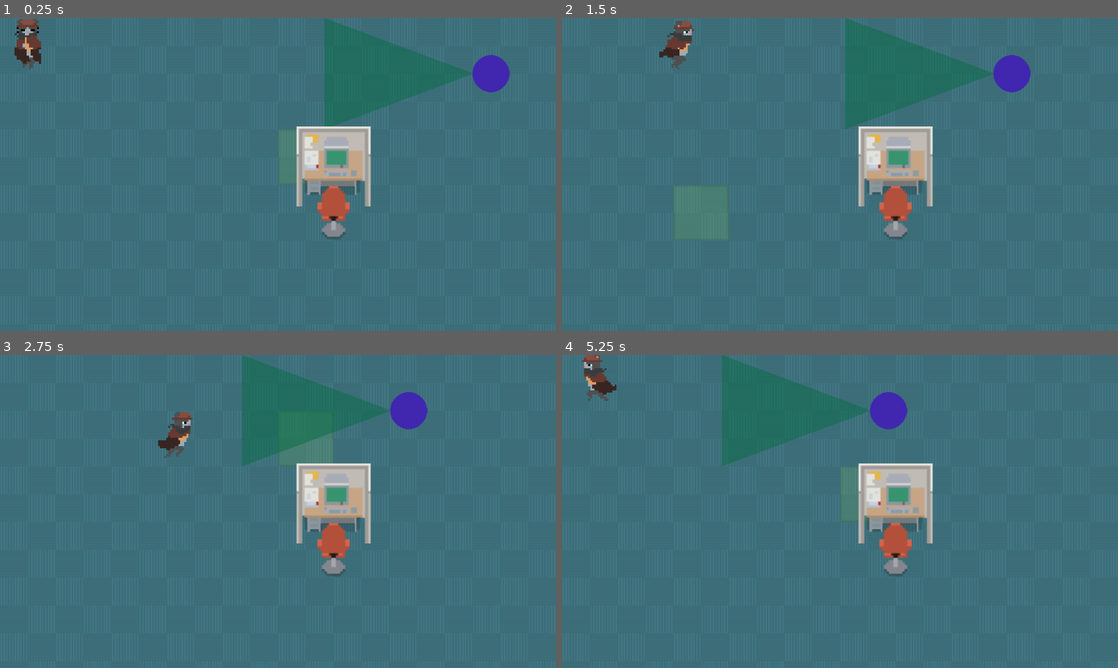
Above: before the commit, frames 1-4 (two rows, left to right).
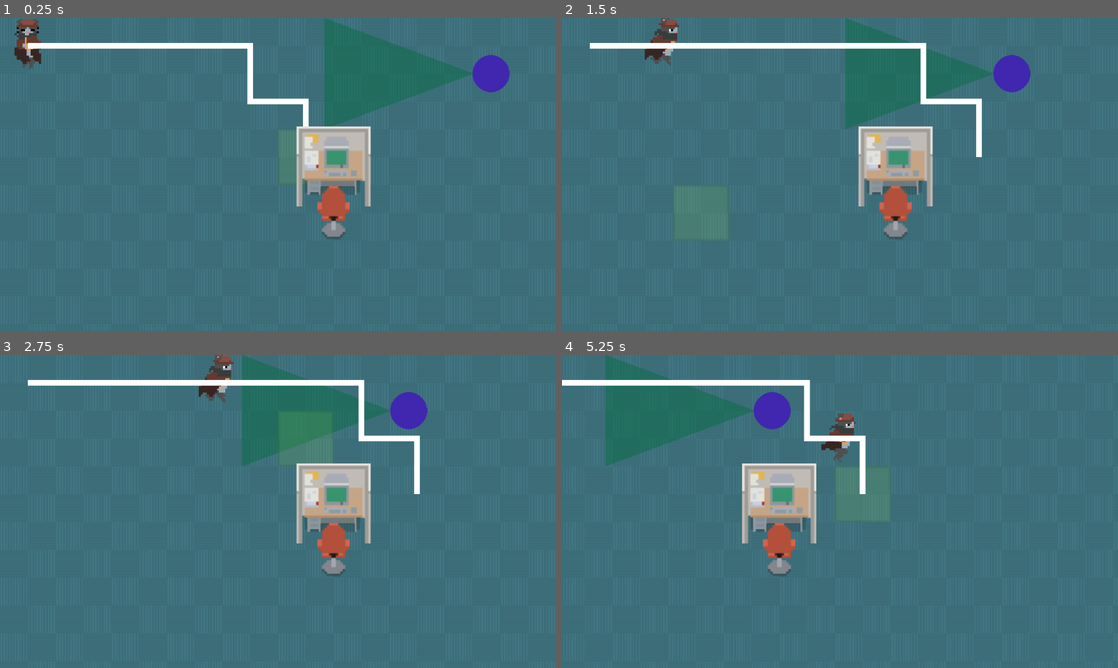
Above: after the commit, the same moments.

Repository: AKRAUSE2017/debt-collector
Game: Godot game, scene res://scenes/level0/level0.tscn
The game is run twice, just before and just after one commit, with the same random seed, the same clock (stepped at 60 frames per second) and the same inputs.
Inputs (mouse positions are in pixels of both pictures, inside the frame that each line leads up to):
- Up to frame 1 (0.25 s): no input
- Up to frame 2 (1.5 s): move the mouse to (962, 158) at 0.52 s; hold Right (ui_right) 0.53-1.28 s; click (962, 158) at 0.67 s; move the mouse to (728, 190) at 1.27 s; hold Down (ui_down) from 1.28 s (still down); click (728, 190) at 1.42 s
- Up to frame 3 (2.75 s): move the mouse to (333, 442) at 2.02 s; release Down (ui_down) at 2.03 s; hold Right (ui_right) from 2.03 s (still down); click (333, 442) at 2.17 s
- Up to frame 4 (5.25 s): move the mouse to (812, 574) at 2.77 s; release Right (ui_right) at 2.78 s; hold Up (ui_up) 2.78-3.53 s; click (812, 574) at 2.92 s; move the mouse to (1006, 558) at 3.52 s; hold Left (ui_left) 3.53-5.03 s; click (1006, 558) at 3.67 s; move the mouse to (673, 464) at 4.27 s; click (673, 464) at 4.42 s; move the mouse to (867, 511) at 5.02 s; hold Down (ui_down) from 5.03 s (still down); click (867, 511) at 5.17 s

The runs differ from the first frame. In frame 1, 1.1% of the frame differs, in the area x 5-56%, y 8-35%; in frame 2, 2.3%; in frame 3, 2.5%; in frame 4, 17%, in the area x 0-67%, y 0-71%.
Error before the commit: Invalid assignment of property or key 'points' with value of type 'PackedVector2Array' on a base object of type 'null instance'. (res://scenes/pathfinding/path…

Commit message:
player movement using mouse w pathfinding

Diff:
--- a/project.godot
+++ b/project.godot
@@ -7,6 +7,10 @@
 ;   param=value ; assign values to parameters
 
 config_version=5
+
+LEVEL_WIDTH=1248
+LEVEL_HEIGHT=768
+CELL_SIZE=96
 
 [application]
 
@@ -19,3 +23,9 @@
 window/size/viewport_width=960
 window/size/viewport_height=540
 window/stretch/mode="viewport"
+
+[global]
+
+LEVEL_WIDTH=1248
+LEVEL_HEIGHT=768
+CELL_SIZE=96
--- a/scenes/level0/level0.tscn
+++ b/scenes/level0/level0.tscn
@@ -1,10 +1,8 @@
-[gd_scene load_steps=9 format=3 uid="uid://bn2vjj7ycy0h"]
+[gd_scene load_steps=7 format=3 uid="uid://bn2vjj7ycy0h"]
 
-[ext_resource type="PackedScene" path="res://scenes/level0/level0_env.tscn" id="1_5snvi"]
+[ext_resource type="PackedScene" uid="uid://do5a11chbf118" path="res://scenes/level0/level0_env.tscn" id="1_5snvi"]
 [ext_resource type="PackedScene" uid="uid://d0r3ladhxntk3" path="res://scenes/player/player.tscn" id="2_770n0"]
-[ext_resource type="PackedScene" uid="uid://cccm0rbf1x5jj" path="res://scenes/mouse/mouse.tscn" id="2_j5jl3"]
 [ext_resource type="Texture2D" uid="uid://bvemqnp50aswa" path="res://assets/tiles/Carpet.png" id="2_skev2"]
-[ext_resource type="PackedScene" uid="uid://cfemi2jw5lqtv" path="res://scenes/pathfinding/pathfinding.tscn" id="3_osgkq"]
 [ext_resource type="PackedScene" uid="uid://bawrsem8dvppj" path="res://scenes/enemy/enemy.tscn" id="4_6uvfq"]
 
 [sub_resource type="TileSetAtlasSource" id="TileSetAtlasSource_a574i"]
@@ -56,10 +54,6 @@
 format = 2
 layer_0/tile_data = PackedInt32Array(0, 0, 0, 65536, 0, 1, 131072, 0, 2, 196608, 0, 3, 262144, 0, 4, 327680, 0, 5, 1, 6 …(69405 unchanged characters)…
 
-[node name="Mouse" parent="." instance=ExtResource("2_j5jl3")]
-
-[node name="Pathfinding" parent="." instance=ExtResource("3_osgkq")]
-
 [node name="Enemy" parent="." instance=ExtResource("4_6uvfq")]
 path = [Vector2(864, 96), Vector2(288, 96), Vector2(288, 480), Vector2(864, 480)]
 
--- a/scenes/mouse/mouse.gd
+++ b/scenes/mouse/mouse.gd
@@ -1,10 +1,9 @@
 extends Node2D
 
-const GRIDSPACE:int = 96
+@onready var GRIDSPACE:int = ProjectSettings.get_setting("CELL_SIZE")
 
-func _process(delta):
+func _process(_delta):
 	var mouseCoords = get_global_mouse_position()
 	# ceil(mouse/gridsize) * gridsize - gridsize/2
 	self.position.x = ceil(mouseCoords.x/GRIDSPACE) * GRIDSPACE - (GRIDSPACE/2)
 	self.position.y = ceil(mouseCoords.y/GRIDSPACE) * GRIDSPACE - (GRIDSPACE/2)
-	print(self.position.x, self.position.y)
--- a/scenes/pathfinding/pathfinding.gd
+++ b/scenes/pathfinding/pathfinding.gd
@@ -1,23 +1,26 @@
 extends Node2D
 
-@export var cellSize = Vector2i(96, 96)
+@onready var cellSize = Vector2(ProjectSettings.get_setting("CELL_SIZE"), ProjectSettings.get_setting("CELL_SIZE"))
 
 var grid = AStarGrid2D.new()
-var start = Vector2(0,0)
-var end = Vector2(384, 384)
+
+var levelSize = Vector2(ProjectSettings.get_setting("LEVEL_WIDTH"), ProjectSettings.get_setting("LEVEL_HEIGHT"))
 
 func _ready():
 	grid.diagonal_mode = AStarGrid2D.DIAGONAL_MODE_NEVER
 	initialize_grid()
 
 func initialize_grid():
-	var gridSize = Vector2i(get_viewport_rect().size) / cellSize
+	var gridSize = levelSize / cellSize
 	grid.size = gridSize
 	grid.cell_size = cellSize
 	grid.offset = cellSize / 2 # calculate from the center
 	grid.update()
 
-	update_path()
+func update_path(start, end):
+	var path = PackedVector2Array(grid.get_point_path(start, end))
+	$Line2D.points = path
+	return path
 
-func update_path():
+func show_proposed_path(start, end):
 	$Line2D.points = PackedVector2Array(grid.get_point_path(start, end))
--- a/scenes/pathfinding/pathfinding.tscn
+++ b/scenes/pathfinding/pathfinding.tscn
@@ -4,3 +4,5 @@
 
 [node name="Pathfinding" type="Node2D"]
 script = ExtResource("1_jwle7")
+
+[node name="Line2D" type="Line2D" parent="."]
--- a/scenes/player/Player.gd
+++ b/scenes/player/Player.gd
@@ -1,29 +1,39 @@
 extends CharacterBody2D
 
 const SPEED:int = 170
-const GRIDSPACE:int = 96
+@onready var GRIDSPACE:int = ProjectSettings.get_setting("CELL_SIZE")
 
-var travel:Vector2 = Vector2.ZERO
+@export var isFollowingPath:bool = false
+@export var travel:Vector2 = Vector2.ZERO
 var travelEnd:Vector2 = Vector2.ZERO
 
 @onready var animation = $AnimatedSprite2D
 @onready var camera = $Camera2D
 
-func get_input():
-	if Input.is_action_pressed("ui_right") or Input.is_key_pressed(KEY_D): return "right"
-	elif Input.is_action_pressed("ui_left") or Input.is_key_pressed(KEY_A): return "left"
-	elif Input.is_action_pressed("ui_up") or Input.is_key_pressed(KEY_W): return "up"
-	elif Input.is_action_pressed("ui_down") or Input.is_key_pressed(KEY_S): return "down"
-	return ""
+@export var path = []
+
+func get_movement():
+	#if Input.is_action_pressed("ui_right") or Input.is_key_pressed(KEY_D): return "right"
+	#elif Input.is_action_pressed("ui_left") or Input.is_key_pressed(KEY_A): return "left"
+	#elif Input.is_action_pressed("ui_up") or Input.is_key_pressed(KEY_W): return "up"
+	#elif Input.is_action_pressed("ui_down") or Input.is_key_pressed(KEY_S): return "down"
+	if len(path) == 0: return "none"
+	var coord = path[0]
+	path.remove_at(0)
+	if coord.x > self.position.x: return "right"
+	elif coord.x < self.position.x: return "left"
+	elif coord.y > self.position.y: return "down"
+	elif coord.y < self.position.y: return "up"
 
 func _ready():
 	self.position = Vector2(48, 48)
 
 func _process(_delta):
-	if travel == Vector2.ZERO:
+	isFollowingPath = len(path) > 0 or not(travel == Vector2.ZERO)
+	if travel == Vector2.ZERO: # if not currently traveling
 		animation.flip_h = false
 		animation.play("player_down")
-		var input = get_input()
+		var input = get_movement()
 		if input == "right" and not (self.position.x + GRIDSPACE >= camera.limit_right):
 			travel = Vector2(SPEED,0)
 			travelEnd.x = int(self.position.x + GRIDSPACE)
--- /dev/null
+++ b/scenes/player/camera.gd
@@ -0,0 +1,5 @@
+extends Camera2D
+
+func _ready():
+	self.limit_right = ProjectSettings.get_setting("LEVEL_WIDTH")
+	self.limit_bottom = ProjectSettings.get_setting("LEVEL_HEIGHT")
--- a/scenes/player/player.tscn
+++ b/scenes/player/player.tscn
@@ -1,6 +1,7 @@
-[gd_scene load_steps=65 format=3 uid="uid://d0r3ladhxntk3"]
+[gd_scene load_steps=69 format=3 uid="uid://d0r3ladhxntk3"]
 
 [ext_resource type="Script" path="res://scenes/player/player.gd" id="1_dpx3w"]
+[ext_resource type="Script" path="res://scenes/player/playerController.gd" id="1_yihi7"]
 [ext_resource type="Texture2D" uid="uid://du6d6crovewkm" path="res://assets/player/CatSheetFront-export.png" id="3_j03n4"]
 [ext_resource type="Texture2D" uid="uid://biuoaun5qy8h5" path="res://assets/placeholders/player.png" id="3_jdn2o"]
 [ext_resource type="Texture2D" uid="uid://biy7pexapatg3" path="res://assets/player/CatSheetRight.png" id="3_qsjc7"]
@@ -8,6 +9,9 @@
 [ext_resource type="Texture2D" uid="uid://r7ch7w8u2ekp" path="res://assets/player/CatSheetBack.png" id="5_7abir"]
 [ext_resource type="Texture2D" uid="uid://crik65mp5ns3l" path="res://assets/player/CatSheetRight-export.png" id="6_nhs76"]
 [ext_resource type="Texture2D" uid="uid://drgpf5jflthwl" path="res://assets/player/CatSheetBack-export.png" id="7_fgrq8"]
+[ext_resource type="Script" path="res://scenes/player/camera.gd" id="9_6x41s"]
+[ext_resource type="PackedScene" uid="uid://cccm0rbf1x5jj" path="res://scenes/mouse/mouse.tscn" id="10_dqnci"]
+[ext_resource type="PackedScene" uid="uid://cfemi2jw5lqtv" path="res://scenes/pathfinding/pathfinding.tscn" id="11_e6trk"]
 
 [sub_resource type="AtlasTexture" id="AtlasTexture_nh7f6"]
 atlas = ExtResource("3_r5oew")
@@ -424,6 +428,7 @@
 radius = 32.9848
 
 [node name="Player" type="Node2D"]
+script = ExtResource("1_yihi7")
 
 [node name="Player" type="CharacterBody2D" parent="."]
 collision_mask = 4
@@ -445,5 +450,10 @@
 [node name="Camera2D" type="Camera2D" parent="Player"]
 limit_left = 0
 limit_top = 0
-limit_right = 1248
-limit_bottom = 768
+limit_right = 0
+limit_bottom = 0
+script = ExtResource("9_6x41s")
+
+[node name="Mouse" parent="." instance=ExtResource("10_dqnci")]
+
+[node name="Pathfinding" parent="." instance=ExtResource("11_e6trk")]
--- /dev/null
+++ b/scenes/player/playerController.gd
@@ -0,0 +1,15 @@
+extends Node2D
+
+func _process(_delta):
+	if $Player.isFollowingPath: return
+	var start = floor($Player.position / ProjectSettings.get_setting("CELL_SIZE"))
+	var end = floor($Mouse.position / ProjectSettings.get_setting("CELL_SIZE"))
+	$Pathfinding.show_proposed_path(start, end)
+
+func _input(event):
+	if (event is InputEventMouseButton and event.is_pressed() and event.button_index == MOUSE_BUTTON_LEFT):
+		if $Player.isFollowingPath: return
+		var start = floor($Player.position / ProjectSettings.get_setting("CELL_SIZE"))
+		var end = floor($Mouse.position / ProjectSettings.get_setting("CELL_SIZE"))
+		var path = $Pathfinding.update_path(start, end)
+		$Player.path = path
